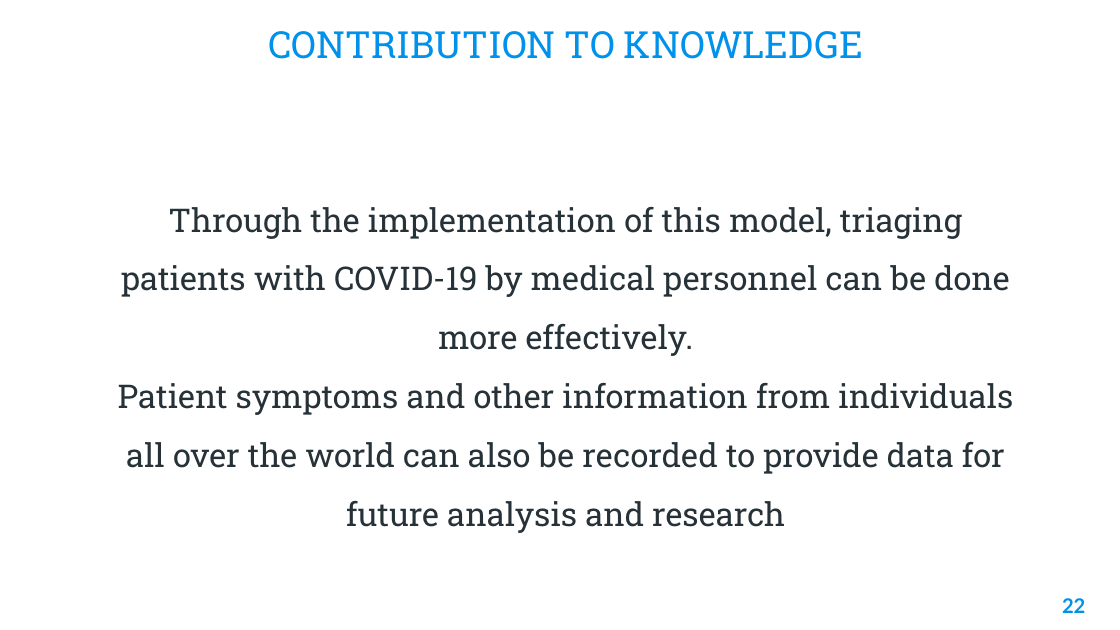
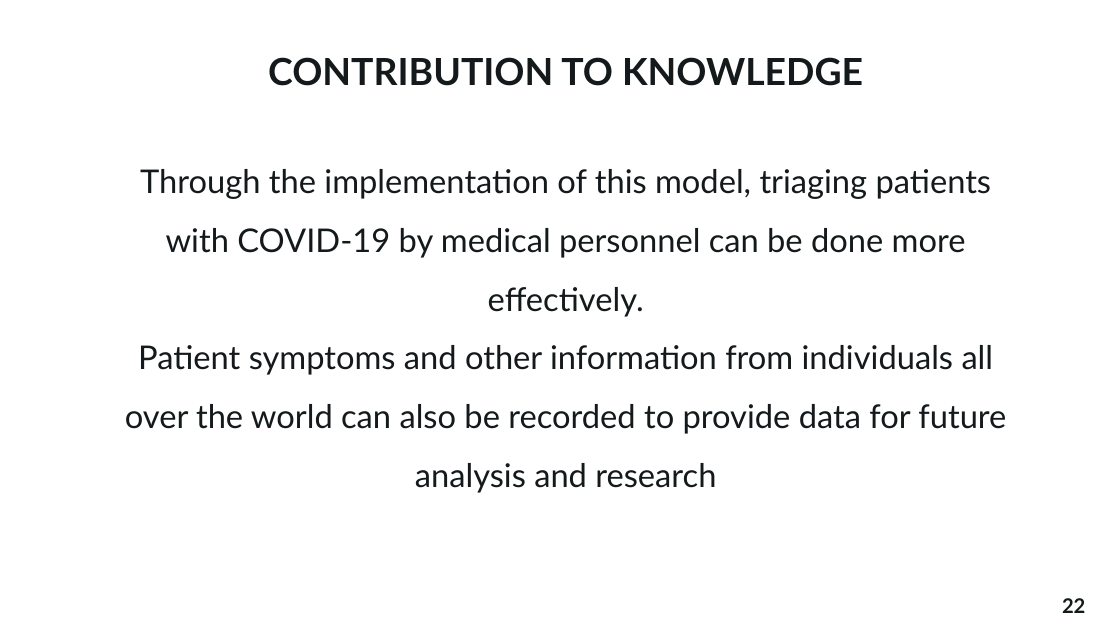
Before and after one commit to theajstars/projex, a slide deck: slide 22 of Ajiboye Oluwaferanmi Post Data.pptx. Drawn at 1120x630 pixels with LibreOffice and Linux fonts; fonts in the diff are those of the drawing; background and template pictures are left out. Boxes give left, top, right and bottom in pixels: in the first picture for what was removed or moved away, otherwise in the second. Text is boxed around its words. In the diff, an @@ line names an element or a change of style, - is before the commit and + after.

Commit message:
Made changes to post data and report

```diff
--- a/Ajiboye Oluwaferanmi Post Data.pptx
+++ b/Ajiboye Oluwaferanmi Post Data.pptx
@@ title "CONTRIBUTION TO KNOWLEDGE": place and size @@
-title "CONTRIBUTION TO KNOWLEDGE" at [268, 31, 863, 59]
+title "CONTRIBUTION TO KNOWLEDGE" at [268, 57, 863, 86]
@@ title "CONTRIBUTION TO KNOWLEDGE" at [268, 57, 863, 86]: font Roboto Slab to Lato, text colour #0091EA to #14191B, bold on @@
@@ text "Through the implementation of this ...": place and size @@
-text "Through the implementation of this ..." at [118, 207, 1013, 533]
+text "Through the implementation of this ..." at [125, 169, 1006, 493]
@@ text "Through the implementation of this ..." at [125, 169, 1006, 493]: font Roboto Slab to Lato, text colour #263238 to #14191B @@
@@ page number at [1062, 598, 1085, 613]: text colour #0091EA to #14191B @@
```
Also in this commit, not shown: 25 other slides changed, 1 slide added, 1 slide removed, 1 other file.
